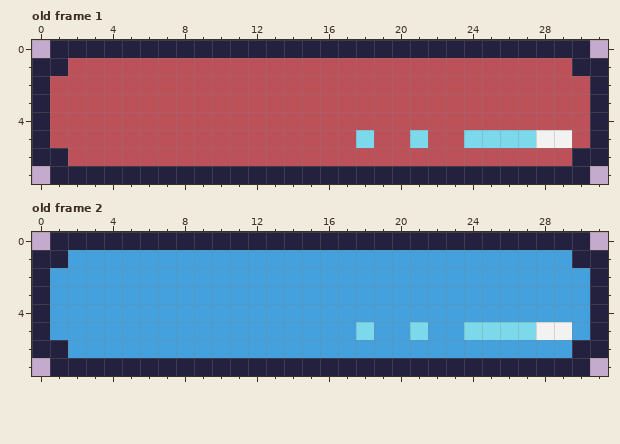
Two versions of one pixel-art file, Assets/Sprites/UI/healt_bar.ase. Above, as it was before the edit.
32x8 pixels, 2 frames. Shown: old frame 1, old frame 2. The commit also changed other frames, which this record leaves out.
The result:
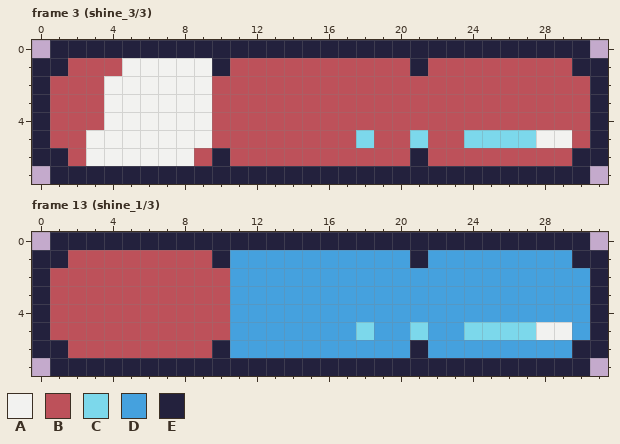
Palette (. is transparent): A #f2f2f0  B #bd515a  C #7cd8eb  D #45a1de  E #23213d
A new or re-ordered frame is compared with the old frame closest to it.
The edit:
frames 2 -> 19
layer "shine" added
--- frame 3 (shine_3/3) is new; against old frame 1, layers "test_tube", "shine"
@@ x 0..31 @@
 0 .EEEEEEEEEEEEEEEEEEEEEEEEEEEEEE.
-1 EEBBBBBBBBBBBBBBBBBBBBBBBBBBBBEE
-2 EBBBBBBBBBBBBBBBBBBBBBBBBBBBBBBE
-3 EBBBBBBBBBBBBBBBBBBBBBBBBBBBBBBE
-4 EBBBBBBBBBBBBBBBBBBBBBBBBBBBBBBE
-5 EBBBBBBBBBBBBBBBBBCBBCBBCCCCAABE
-6 EEBBBBBBBBBBBBBBBBBBBBBBBBBBBBEE
+1 EEBBBAAAAAEBBBBBBBBBBEBBBBBBBBEE
+2 EBBBAAAAAABBBBBBBBBBBBBBBBBBBBBE
+3 EBBBAAAAAABBBBBBBBBBBBBBBBBBBBBE
+4 EBBBAAAAAABBBBBBBBBBBBBBBBBBBBBE
+5 EBBAAAAAAABBBBBBBBCBBCBBCCCCAABE
+6 EEBAAAAAABEBBBBBBBBBBEBBBBBBBBEE
 7 .EEEEEEEEEEEEEEEEEEEEEEEEEEEEEE.
--- frame 13 (shine_1/3) is new; against old frame 2, layers "test_tube", "healt_on"
@@ x 0..31 @@
 0 .EEEEEEEEEEEEEEEEEEEEEEEEEEEEEE.
-1 EEDDDDDDDDDDDDDDDDDDDDDDDDDDDDEE
-2 EDDDDDDDDDDDDDDDDDDDDDDDDDDDDDDE
-3 EDDDDDDDDDDDDDDDDDDDDDDDDDDDDDDE
-4 EDDDDDDDDDDDDDDDDDDDDDDDDDDDDDDE
-5 EDDDDDDDDDDDDDDDDDCDDCDDCCCCAADE
-6 EEDDDDDDDDDDDDDDDDDDDDDDDDDDDDEE
+1 EEBBBBBBBBEDDDDDDDDDDEDDDDDDDDEE
+2 EBBBBBBBBBBDDDDDDDDDDDDDDDDDDDDE
+3 EBBBBBBBBBBDDDDDDDDDDDDDDDDDDDDE
+4 EBBBBBBBBBBDDDDDDDDDDDDDDDDDDDDE
+5 EBBBBBBBBBBDDDDDDDCDDCDDCCCCAADE
+6 EEBBBBBBBBEDDDDDDDDDDEDDDDDDDDEE
 7 .EEEEEEEEEEEEEEEEEEEEEEEEEEEEEE.
Where, in picture pixels (left, top, right, bottom), the same in both pictures:
changed: (86, 58, 230, 166)
changed: (410, 58, 428, 76)
changed: (410, 148, 428, 166)
changed: (50, 250, 230, 358)
changed: (410, 250, 428, 268)
changed: (410, 340, 428, 358)
